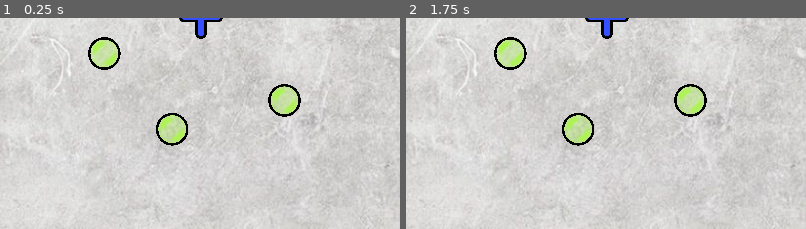
Above: before the commit, frames 1-2 (left to right).
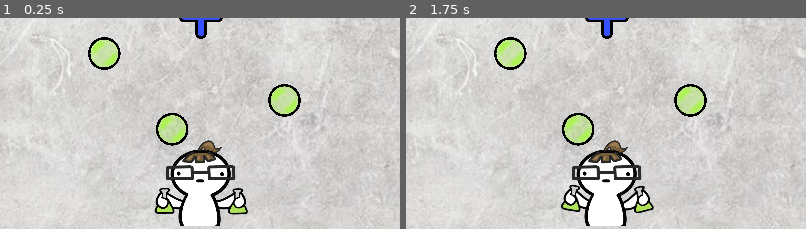
Above: after the commit, the same moments.

Repository: pablo4licante/gamejam-25
Game: Godot game, scene res://escenas/niveles/dispara_1.tscn
Two runs of this game, one before a commit and one after it. Both use one fixed random seed, a clock stepped at 60 frames per second and the inputs below. This scene is started directly instead of the project's main scene.
Inputs (mouse positions are % of the whole screen's width and height, from its top left):
- Up to frame 1 (0.25 s): no input
- Up to frame 2 (1.75 s): move the mouse to (72, 45) at 0.52 s; hold D (1_right) from 0.53 s (still down); tap W (1_up) at 0.77, 1.52 s; tap Enter at 1.25 s; move the mouse to (30, 55) at 1.27 s
The pictures show only the part of the screen within x 25-75%, y 50-100%; the shares and areas given below are measured in that part.

The runs differ from the first frame. In frame 1, 5.5% of the frame differs, in the area x 38-62%, y 57-99%; in frame 2, 5.5%.

Commit message:
musica arreglada

Diff:
--- a/escenas/entidades/pompa_chicle.gd
+++ b/escenas/entidades/pompa_chicle.gd
@@ -12,39 +12,44 @@
 var desinflation_rate: float = 20.0  # Velocidad de desinflación por frame
 var puntuation: int = 0
 
+var ha_explotado: bool = false
+
 # Llamado cada frame
 func _process(delta: float) -> void:
-	# Asegurar que la escala no sea menor a 1.0
-	if scale_factor < min_scale:
-		scale_factor = min_scale
 
-	# Incrementar delay
-	delay += delta
+	if(!ha_explotado):
+		# Asegurar que la escala no sea menor a 1.0
+		if scale_factor < min_scale:
+			scale_factor = min_scale
 
-	# Manejar la acción de inflar
-	if bridge.just_pressed("action"):
-		times_pressed += 1
-		scale_factor += scale_increment  # Incremento lineal
-		delay = 0  # Resetea el tiempo de inactividad
+		# Incrementar delay
+		delay += delta
+
+		# Manejar la acción de inflar
+		if bridge.just_pressed("action"):
+			times_pressed += 1
+			scale_factor += scale_increment  # Incremento lineal
+			delay = 0  # Resetea el tiempo de inactividad
 
 
-	# Acción al soltar el botón
-	if bridge.just_released("action"):
-		puntuation += 1
-		bridge.play_sound("hinchar")
-		bridge.puntuacion = puntuation
+		# Acción al soltar el botón
+		if bridge.just_released("action"):
+			puntuation += 1
+			bridge.play_sound("hinchar")
+			bridge.puntuacion = puntuation
 
-	# Desinflar gradualmente si no se interactúa
-	if delay > 0.5 and scale_factor > min_scale:  # Espera un tiempo antes de empezar a desinflar
-		scale_factor -= desinflation_rate * delta  # Desinflado proporcional al tiempo
-		puntuation -= 1
-		scale_factor = max(min_scale, scale_factor)  # Evitar que sea menor a min_scale
+		# Desinflar gradualmente si no se interactúa
+		if delay > 0.5 and scale_factor > min_scale:  # Espera un tiempo antes de empezar a desinflar
+			scale_factor -= desinflation_rate * delta  # Desinflado proporcional al tiempo
+			puntuation -= 1
+			scale_factor = max(min_scale, scale_factor)  # Evitar que sea menor a min_scale
 
-	# Explosión si la escala supera el límite
-	if scale_factor >= max_scale:
-		bridge.puntuacion = 0
-		bridge.play_sound("explosion")
-		queue_free()  # Elimina el nodo (la burbuja explota)
+		# Explosión si la escala supera el límite
+		if scale_factor >= max_scale:
+			bridge.puntuacion = 0
+			ha_explotado = true
+			bridge.play_sound("explosion")
+			queue_free()  # Elimina el nodo (la burbuja explota)
 
 	# Aplicar la escala al nodo
 	scale = Vector2(scale_factor, scale_factor)
--- a/escenas/managers/main.gd
+++ b/escenas/managers/main.gd
@@ -22,8 +22,8 @@
 @export var music_player: AudioStreamPlayer2D
 
 @export var audio_player: AudioStreamPlayer2D
-
-@onready var win_music_player: AudioStreamPlayer2D = $WinMusicPlayer
+@export var win_music_player: AudioStreamPlayer
+
 @export var sounds : Array[AudioStream]
 
 
@@ -76,6 +76,8 @@
 
 var puntos_juego1_actual = 0
 var puntos_juego2_actual = 0
+
+var ha_sonado = false
 
 func actualizar_controles(jugador) -> void:
 	var puente : Node2D = null
@@ -362,7 +364,12 @@
 
 	else:
 
-		if vidas_1 == 0 or vidas_2 == 0:
+		if vidas_1 == 4 or vidas_2 == 0:
+			music_player.stop()
+			win_music_player = $WinMusicPlayer
+			if(!win_music_player.playing and !ha_sonado):
+				ha_sonado = true
+				win_music_player.play()
 			ui_resultado.visible = true
 			ui_final.visible = true
 
--- a/escenas/managers/main.tscn
+++ b/escenas/managers/main.tscn
@@ -26,7 +26,6 @@
 [ext_resource type="Texture2D" uid="uid://qdnvydefdwbu" path="res://assets/sprites/animacion_perder_vida/corazon-8.png" id="22_8qct6"]
 [ext_resource type="Texture2D" uid="uid://bfjvjl7qim2vw" path="res://assets/sprites/animacion_perder_vida/corazon-9.png" id="23_lre2r"]
 [ext_resource type="PackedScene" uid="uid://cvhxnysvvgnnl" path="res://escenas/ui/fin_de_juego.tscn" id="24_by3al"]
-
 [ext_resource type="Texture2D" uid="uid://4j6s4ytv8mfq" path="res://assets/fondos/fondo_vidas_azul.png" id="24_pfopr"]
 [ext_resource type="Texture2D" uid="uid://hbfjd6vv20dk" path="res://assets/fondos/fondo_vidas_naranja.png" id="25_aqjo7"]
 [ext_resource type="AudioStream" uid="uid://b3qwadna6t4rx" path="res://assets/sonidos/Victory.wav" id="27_bjxc6"]
@@ -300,9 +299,11 @@
 
 [node name="MusicStreamPlayer2D" type="AudioStreamPlayer2D" parent="."]
 stream = ExtResource("15_3vdnn")
+max_distance = 2e+06
+max_polyphony = 10
 parameters/looping = true
 
-[node name="WinMusicPlayer" type="AudioStreamPlayer2D" parent="."]
+[node name="WinMusicPlayer" type="AudioStreamPlayer" parent="."]
 stream = ExtResource("27_bjxc6")
-volume_db = -16.0
-attenuation = 0.482968
+volume_db = -5.0
+max_polyphony = 10
--- a/escenas/niveles/dispara_1.gd
+++ b/escenas/niveles/dispara_1.gd
@@ -5,9 +5,11 @@
 
 @onready var bridge = $Bridge
 @onready var confetti = $Confetti
+@onready var animated_sprite = $AnimatedSprite2D
 
 func _ready():
 	cursor_dispara.burbuja_died.connect(on_burbuja_died)
+	animated_sprite.play("default")
 
 func on_burbuja_died():
 	if burbujas.get_child_count()-1 == 0:
--- a/escenas/niveles/dispara_1.tscn
+++ b/escenas/niveles/dispara_1.tscn
@@ -6,6 +6,22 @@
 [ext_resource type="PackedScene" uid="uid://bgqybgesl5d4q" path="res://escenas/entidades/cursor_dispara.tscn" id="2_yigsh"]
 [ext_resource type="Texture2D" uid="uid://v3qwqt5xhgck" path="res://assets/fondos/fondo_explota_pompas.jpg" id="5_h3b8k"]
 [ext_resource type="Script" path="res://escenas/niveles/confetti.gd" id="6_xhb27"]
+[ext_resource type="Texture2D" uid="uid://b4d4tu6y3iuag" path="res://assets/sprites/explota_pompas_1.png" id="7_iwd51"]
+[ext_resource type="Texture2D" uid="uid://c0pkonpjgs4db" path="res://assets/sprites/explota_pompas_2.png" id="8_mfc45"]
+
+[sub_resource type="SpriteFrames" id="SpriteFrames_uho8t"]
+animations = [{
+"frames": [{
+"duration": 1.0,
+"texture": ExtResource("7_iwd51")
+}, {
+"duration": 1.0,
+"texture": ExtResource("8_mfc45")
+}],
+"loop": true,
+"name": &"default",
+"speed": 5.0
+}]
 
 [node name="Dispara1" type="Node"]
 script = ExtResource("1_ro2gb")
@@ -51,3 +67,9 @@
 visibility_rect = Rect2(0, 0, 0, 0)
 random_position = false
 one_shot = true
+
+[node name="AnimatedSprite2D" type="AnimatedSprite2D" parent="."]
+position = Vector2(316, 530)
+scale = Vector2(0.44537, 0.44537)
+sprite_frames = SubResource("SpriteFrames_uho8t")
+frame_progress = 0.877443
--- a/menu/script/button_play.gd
+++ b/menu/script/button_play.gd
@@ -3,6 +3,8 @@
 var tween: Tween
 var original_position: Vector2
 var is_hovering: bool = false
+
+@onready var musica = $"../../AudioStreamPlayer"
 
 func _ready() -> void:
 	# Conecta la señal del botón
@@ -54,5 +56,6 @@
 		if not is_hovering:
 			break
 func _on_button_pressed() -> void:
+	musica.stop()
 	# Llamar a la función change_screen del nodo de transición
 	Trans.change_screen("res://escenas/managers/main.tscn")
--- a/menu/src_menu.gd
+++ b/menu/src_menu.gd
@@ -1,8 +1,11 @@
 extends Control
+
+@onready var musica = $AudioStreamPlayer
 
 # Called when the node enters the scene tree for the first time.
 func _ready() -> void:
 	DisplayServer.window_set_mode(DisplayServer.WINDOW_MODE_FULLSCREEN)
+	musica.play()
 
 # Called every frame. 'delta' is the elapsed time since the previous frame.
 func _process(delta: float) -> void:
--- a/menu/src_menu.tscn
+++ b/menu/src_menu.tscn
@@ -7,6 +7,7 @@
 [ext_resource type="Script" path="res://menu/script/button_exit.gd" id="2_s6cea"]
 [ext_resource type="Texture2D" uid="uid://3g88ljqye5i1" path="res://menu/UI/boton.png" id="3_pmu4n"]
 [ext_resource type="Script" path="res://menu/script/button_options.gd" id="3_xjdjr"]
+[ext_resource type="AudioStream" uid="uid://db68s6xwu8b2x" path="res://assets/sonidos/adventure-theme-intro.wav" id="8_jlesm"]
 
 [sub_resource type="CanvasItemMaterial" id="CanvasItemMaterial_or572"]
 resource_name = "blanco_butt"
@@ -189,5 +190,9 @@
 scale = Vector2(1.0054, 0.760677)
 texture = ExtResource("3_pmu4n")
 
+[node name="AudioStreamPlayer" type="AudioStreamPlayer" parent="."]
+stream = ExtResource("8_jlesm")
+volume_db = -10.0
+
 [connection signal="pressed" from="VBoxContainer_botones/Button_options" to="VBoxContainer_botones/Button_options" method="_on_pressed"]
 [connection signal="pressed" from="VBoxContainer_botones/Button_exit" to="VBoxContainer_botones/Button_exit" method="_on_pressed"]
Not shown, added: assets/sonidos/adventure-theme-intro.wav.import
Binary file added: assets/ui/fondo_corazones.png
Not shown, added: assets/ui/fondo_corazones.png.import
Binary file added: assets/ui/fondo_corazones_asdajksd.png
Not shown, added: assets/ui/fondo_corazones_asdajksd.png.import
Not shown: 1 places in escenas/managers/main.tscn that only renumber resources
Not shown: 1 places in escenas/niveles/dispara_1.tscn that only renumber resources
Not shown: 1 places in menu/src_menu.tscn that only renumber resources
Not shown, added: assets/sonidos/adventure-theme-intro.wav
